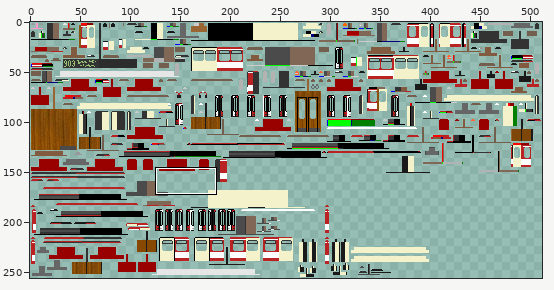
File history of a sprite sheet, src/main/resources/assets/tctramsinmotion/textures/trains/GT8NC_DU_Red.png. The picture above shows the old version from afar; the outline marks the close-up.
Close-up. The starting point:
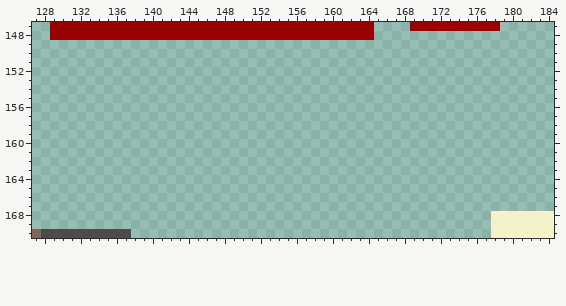
The file is 512x256 pixels. Colours within 5 levels of each other are drawn and written as one. Shown: x 127..184, y 147..170.
The same view after the edit:
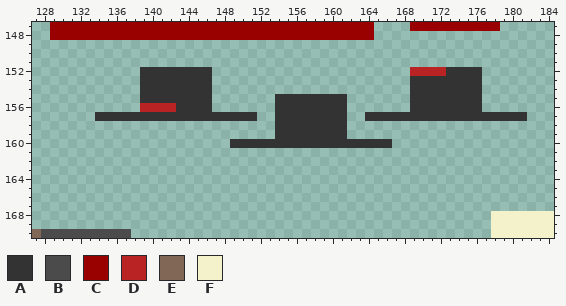
Palette (. is transparent): A #333333  B #4b4b4b  C #990000  D #ba2323  E #816856  F #f3f2cb
From old to new:
@@ x 127..184 @@
 151 ..........................................................
-152 ..........................................................
-153 ..........................................................
-154 ..........................................................
-155 ..........................................................
-156 ..........................................................
-157 ..........................................................
-158 ..........................................................
-159 ..........................................................
-160 ..........................................................
+152 ............AAAAAAAA......................DDDDAAAA........
+153 ............AAAAAAAA......................AAAAAAAA........
+154 ............AAAAAAAA......................AAAAAAAA........
+155 ............AAAAAAAA.......AAAAAAAA.......AAAAAAAA........
+156 ............DDDDAAAA.......AAAAAAAA.......AAAAAAAA........
+157 .......AAAAAAAAAAAAAAAAAA..AAAAAAAA..AAAAAAAAAAAAAAAAAA...
+158 ...........................AAAAAAAA.......................
+159 ...........................AAAAAAAA.......................
+160 ......................AAAAAAAAAAAAAAAAAA..................
 161 ..........................................................
Where, in picture pixels (left, top, right, bottom), the same in both close-ups:
added: (95, 67, 527, 148)
